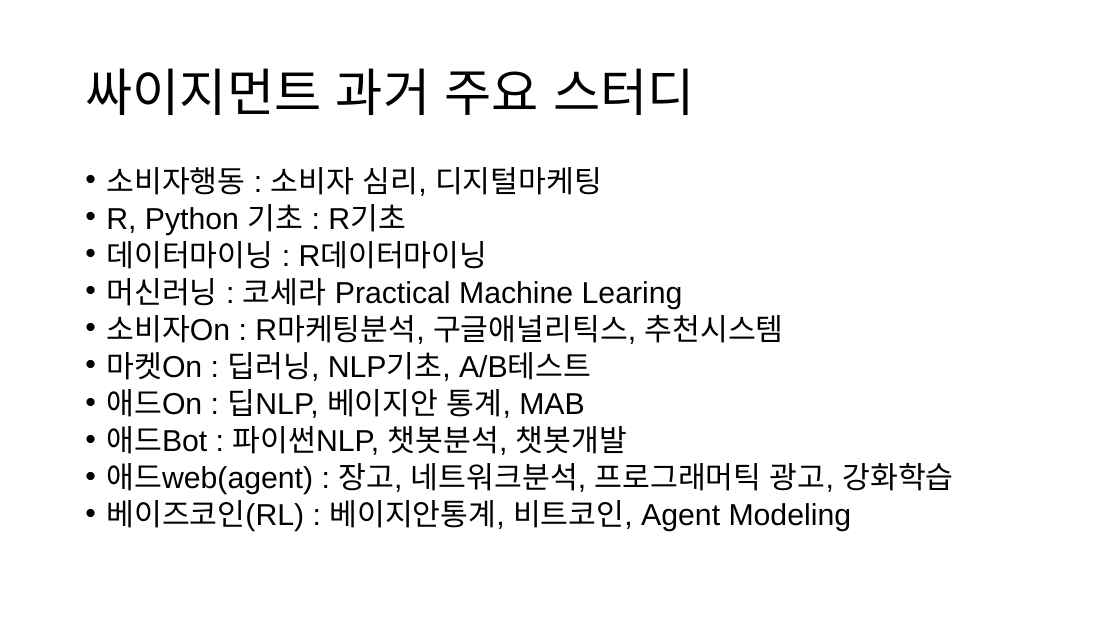
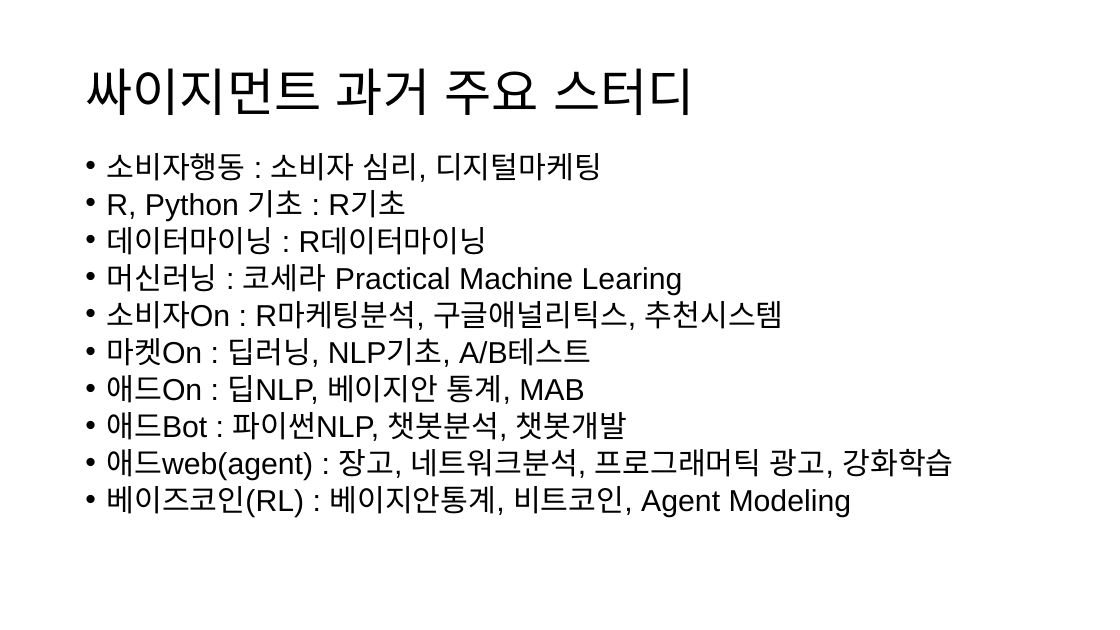
Before and after one commit to KaggleBreak/studybreak, a slide deck: slide 7 of 2017/presentation/study/싸이지먼트소개_스터디뽀개기2017.pptx. Drawn at 1120x630 pixels with LibreOffice and Linux fonts; fonts in the diff are those of the drawing. Boxes give left, top, right and bottom in pixels: in the first picture for what was removed or moved away, otherwise in the second. Text is boxed around its words. In the diff, an @@ line names an element or a change of style, - is before the commit and + after.

```diff
--- a/2017/presentation/study/싸이지먼트소개_스터디뽀개기2017.pptx
+++ b/2017/presentation/study/싸이지먼트소개_스터디뽀개기2017.pptx
@@ text "소비자행동 : 소비자 심리, 디지털마케팅": place and size @@
-text "소비자행동 : 소비자 심리, 디지털마케팅" at (106, 167, 953, 532)
+text "소비자행동 : 소비자 심리, 디지털마케팅" at (106, 153, 953, 518)
```
Also in this commit, not shown: 1 other slide changed, 7 other files.
